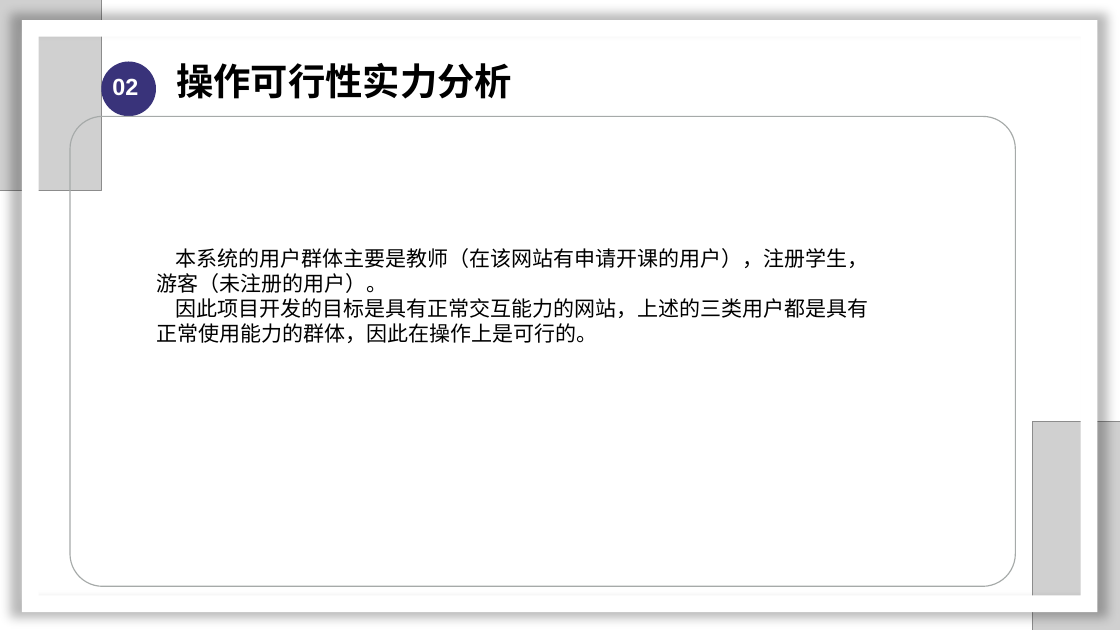
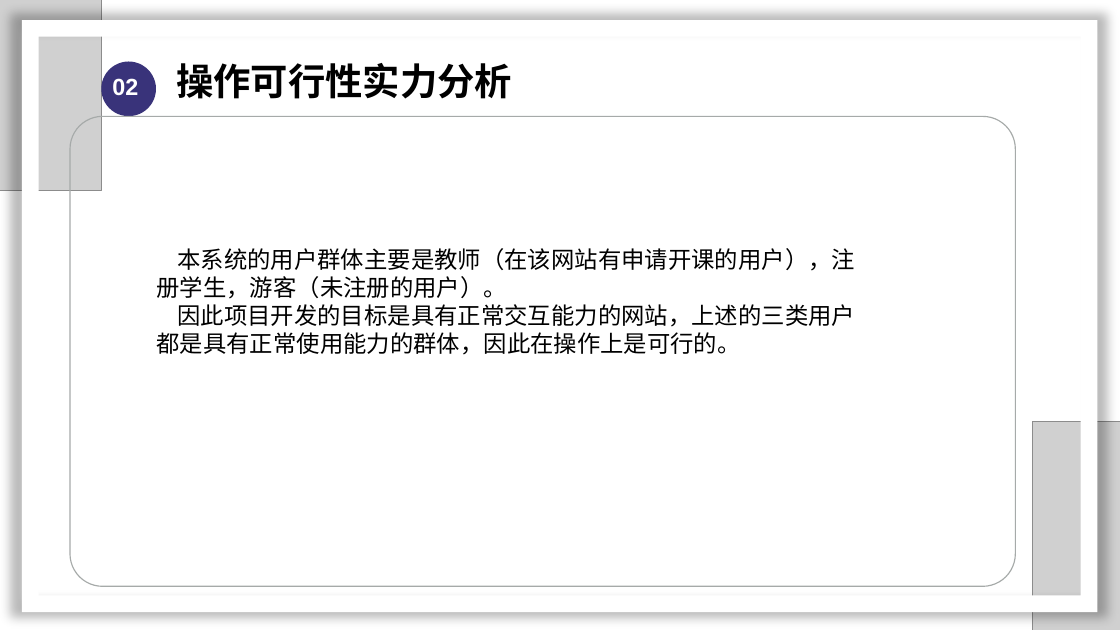
Before and after one commit to SarielX98/PRD2018G14, a slide deck: slide 19 of 受控文档/PPT/PRD2018-G14-软件需求工程审核PPT.pptx. Drawn at 1120x630 pixels with LibreOffice and Linux fonts; fonts in the diff are those of the drawing; grey boxes stand for pictures; background and template pictures are left out. Boxes give left, top, right and bottom in pixels: in the first picture for what was removed or moved away, otherwise in the second. Text is boxed around its words. In the diff, an @@ line names an element or a change of style, - is before the commit and + after.

```diff
--- a/受控文档/PPT/PRD2018-G14-软件需求工程审核PPT.pptx
+++ b/受控文档/PPT/PRD2018-G14-软件需求工程审核PPT.pptx
@@ text "本系统的用户群体主要是教师（在该网站有申请开课的用户），注册学生，游客（未注册的用户）。" at (x1=156, y1=248, x2=855, y2=355): size 18 to 20 pt @@
```
Also in this commit, not shown: 4 other slides changed, 1 slide added, 1 other file.
